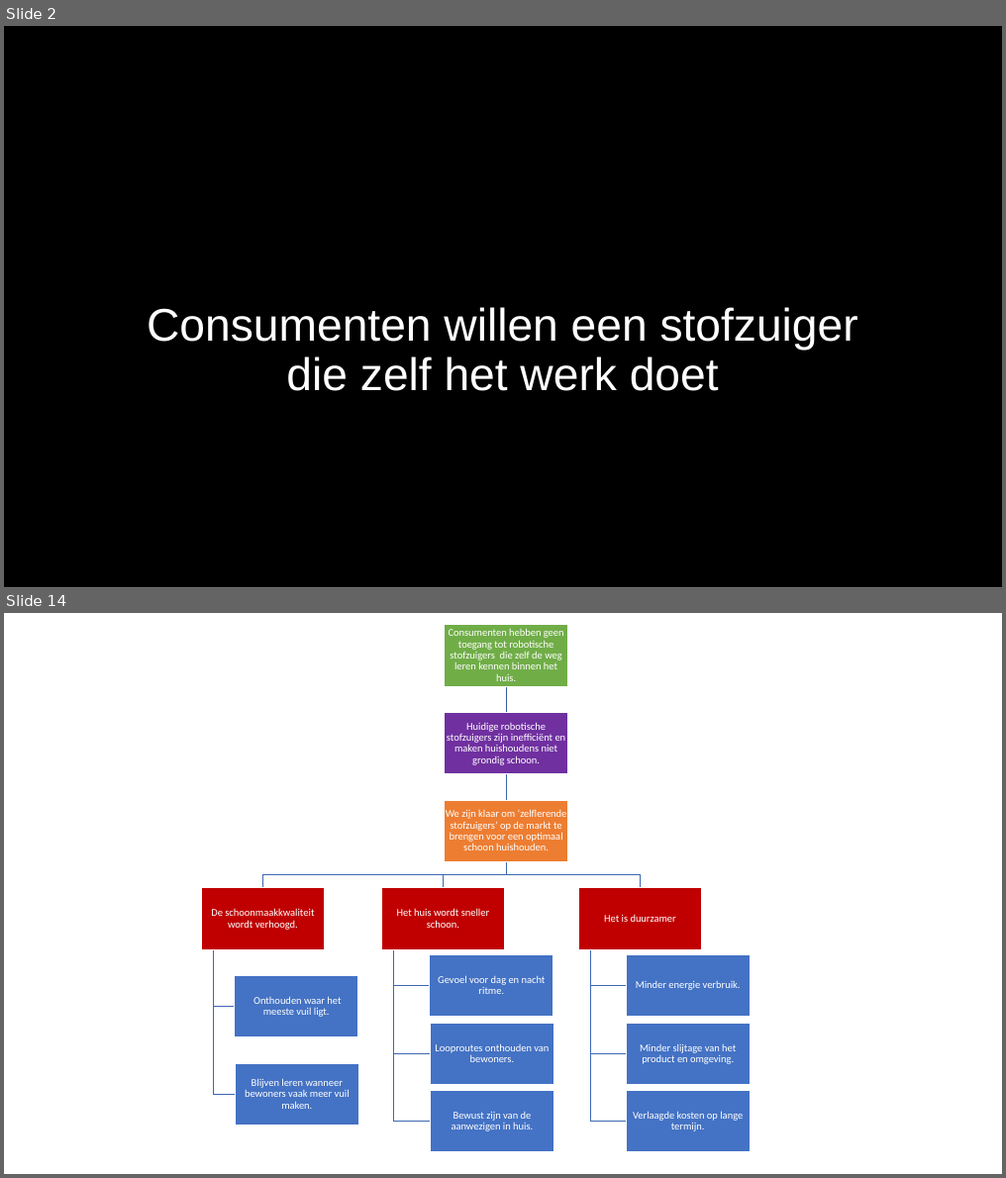
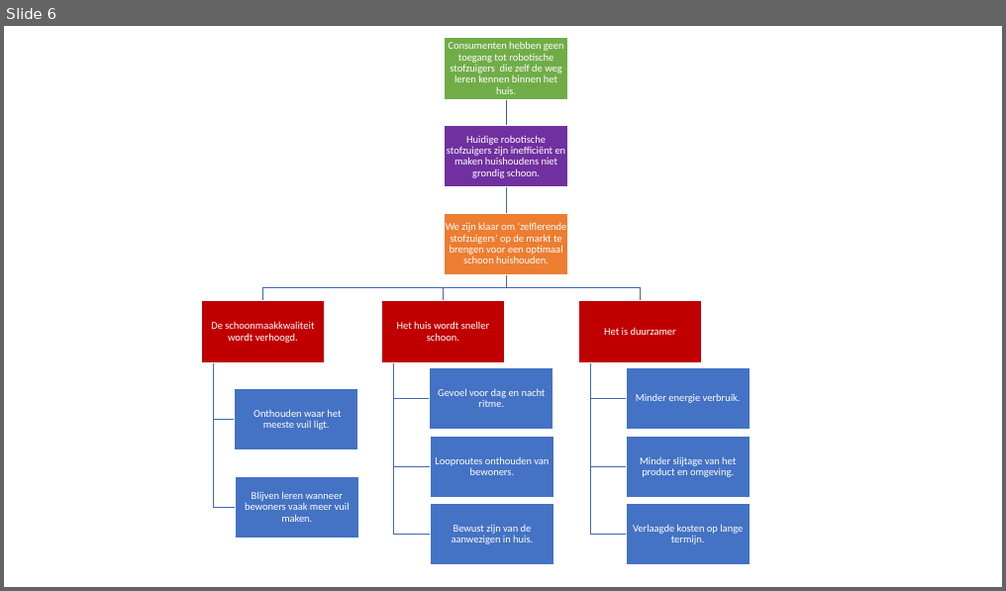
Before and after one commit to WouterNoordhof/NotS-P-Stofzuiger, a slide deck: docs/Presentaties/StoryboardPresentatie.pptx. Shown one above the other, each under a label of ours: slides 2 and 14 before the commit, slide 6 after it; the slides between them are not shown. The pictures are 1006x1178 and 1006x591 pixels, drawn with LibreOffice and Linux fonts; fonts in the diff are those of the drawing; background and template pictures are left out. Boxes give left, top, right and bottom in pixels: in the first picture for what was removed or moved away, otherwise in the second. Text is boxed around its words. In the diff, an @@ line names an element or a change of style, - is before the commit and + after.

```diff
--- a/docs/Presentaties/StoryboardPresentatie.pptx
+++ b/docs/Presentaties/StoryboardPresentatie.pptx
@@ slide 2 removed at (4,26,1002,587), background picture (left out) @@
@@ title removed at (147,307,858,391) @@
-Consumenten willen een stofzuiger die zelf het werk doet
@@ what was slide 14 is now slide 6 @@
```
Also in this commit, not shown: 5 slides added, 12 other slides removed.
